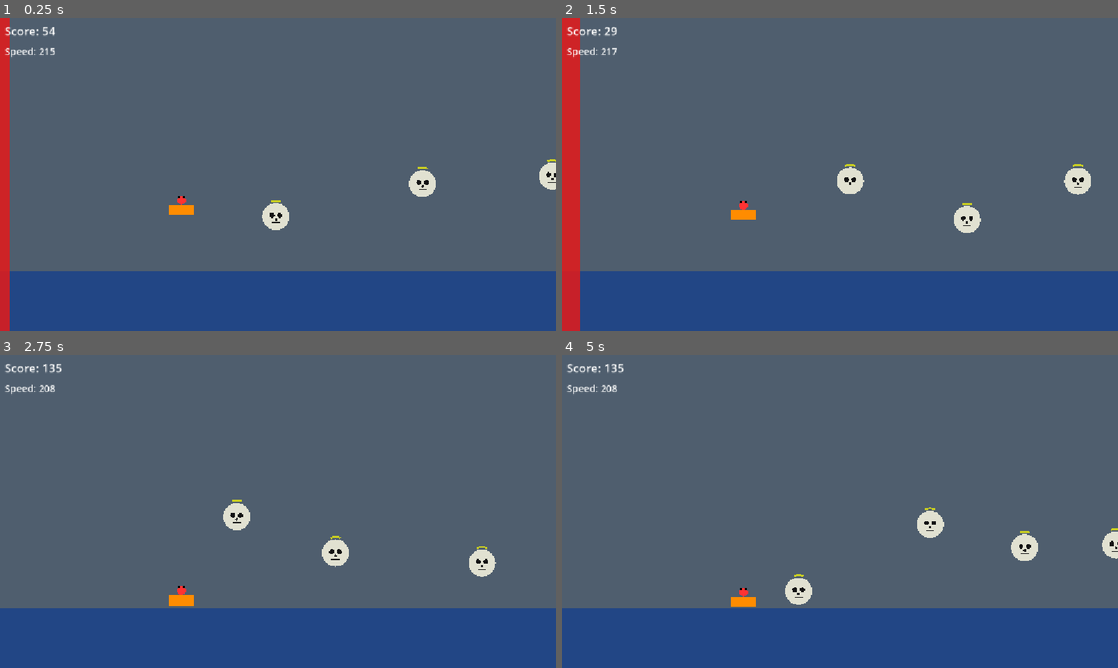
Above: before the commit, frames 1-4 (two rows, left to right).
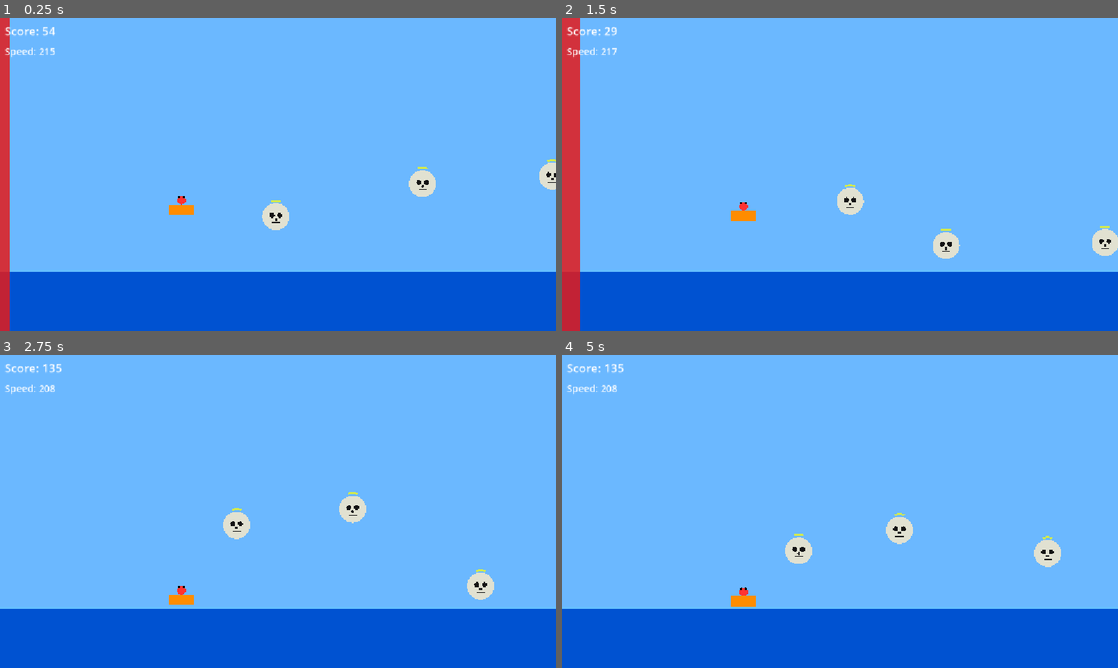
Above: after the commit, the same moments.

Repository: Yacine391/gam_jam2
Game: Godot game, scene res://Main.tscn
The game is run twice, just before and just after one commit, with the same random seed, the same clock (stepped at 60 frames per second) and the same inputs. Sound files missing from this copy of the repository are replaced by a short silence.
Inputs (mouse positions are in pixels of both pictures, inside the frame that each line leads up to):
- Up to frame 1 (0.25 s): no input
- Up to frame 2 (1.5 s): tap Enter (ui_accept) at 0.5, 0.77 s; move the mouse to (962, 158) at 0.52 s; tap R at 0.6, 1.35 s; click (962, 158) at 0.67 s; move the mouse to (728, 190) at 1.27 s; click (728, 190) at 1.42 s
- Up to frame 3 (2.75 s): tap Enter (ui_accept) at 1.52 s; move the mouse to (333, 442) at 2.02 s; tap R at 2.1 s; click (333, 442) at 2.17 s
- Up to frame 4 (5 s): move the mouse to (812, 574) at 2.77 s; tap R at 2.85, 3.6, 4.35 s; click (812, 574) at 2.92 s; tap Enter (ui_accept) at 3.02, 3.77, 4.52 s; move the mouse to (1006, 558) at 3.52 s; click (1006, 558) at 3.67 s; move the mouse to (673, 464) at 4.27 s; click (673, 464) at 4.42 s

The runs differ from the first frame. In frame 1, 97% of the frame differs, in the area x 1-100%, y 0-100%; in frame 2, 97%; in frame 3, 100%; in frame 4, 100%, in the area x 0-100%, y 0-100%.
Error after the commit: Parse Error: Class "AudioManager" hides an autoload singleton. (res://audio/audio_manager.gd:1)

Commit message:
feat: rebond plus fort, background fixe, obstacles integres, son branche

Diff:
--- a/ricocrane/Main.tscn
+++ b/ricocrane/Main.tscn
@@ -1,10 +1,14 @@
-[gd_scene load_steps=6 format=3 uid="uid://bmainn0001"]
+[gd_scene load_steps=10 format=3 uid="uid://bmainn0001"]
 
 [ext_resource type="Script" path="res://main.gd" id="1_main01"]
 [ext_resource type="PackedScene" uid="uid://bplayerx001" path="res://Player.tscn" id="2_playsc"]
 [ext_resource type="Script" path="res://spawner.gd" id="3_spawn1"]
 [ext_resource type="Script" path="res://hud.gd" id="4_hud001"]
 [ext_resource type="PackedScene" uid="uid://bskull00001" path="res://Skull.tscn" id="5_skull1"]
+[ext_resource type="PackedScene" uid="uid://bmine00001" path="res://obstacles/Mine.tscn" id="6_mine1"]
+[ext_resource type="PackedScene" uid="uid://bbuoy00001" path="res://obstacles/Buoy.tscn" id="7_buoy1"]
+[ext_resource type="PackedScene" uid="uid://bwhirl0001" path="res://obstacles/Whirlpool.tscn" id="8_whirl"]
+[ext_resource type="PackedScene" uid="uid://bghost0001" path="res://obstacles/GhostJetski.tscn" id="9_ghost"]
 
 [node name="Main" type="Node2D"]
 script = ExtResource("1_main01")
@@ -16,12 +20,15 @@
 
 [node name="SkullContainer" type="Node2D" parent="."]
 
+[node name="ObstacleContainer" type="Node2D" parent="."]
+
 [node name="Player" parent="." instance=ExtResource("2_playsc")]
 position = Vector2(200.0, 350.0)
 
 [node name="Spawner" type="Node" parent="."]
 script = ExtResource("3_spawn1")
 skull_scene = ExtResource("5_skull1")
+obstacle_scenes = Array[PackedScene]([ExtResource("6_mine1"), ExtResource("7_buoy1"), ExtResource("8_whirl"), ExtResource("9_ghost")])
 
 [node name="HUD" type="CanvasLayer" parent="."]
 script = ExtResource("4_hud001")
--- /dev/null
+++ b/ricocrane/audio/AudioManager.tscn
@@ -0,0 +1,34 @@
+[gd_scene load_steps=9 format=3 uid="uid://baudio0001"]
+
+[ext_resource type="Script" path="res://audio/audio_manager.gd" id="1_audio1"]
+[ext_resource type="AudioStream" path="res://audio/music/theme.ogg" id="2_theme"]
+[ext_resource type="AudioStream" path="res://audio/sfx/bonk.wav" id="3_bonk"]
+[ext_resource type="AudioStream" path="res://audio/sfx/perfect.wav" id="4_perf"]
+[ext_resource type="AudioStream" path="res://audio/sfx/splash.wav" id="5_splash"]
+[ext_resource type="AudioStream" path="res://audio/sfx/combo_up.wav" id="6_combo"]
+[ext_resource type="AudioStream" path="res://audio/sfx/combo_lost.wav" id="7_clost"]
+[ext_resource type="AudioStream" path="res://audio/sfx/game_over.wav" id="8_gover"]
+
+[node name="AudioManager" type="Node"]
+script = ExtResource("1_audio1")
+
+[node name="MusicPlayer" type="AudioStreamPlayer" parent="."]
+stream = ExtResource("2_theme")
+
+[node name="SfxBonk" type="AudioStreamPlayer" parent="."]
+stream = ExtResource("3_bonk")
+
+[node name="SfxPerfect" type="AudioStreamPlayer" parent="."]
+stream = ExtResource("4_perf")
+
+[node name="SfxSplash" type="AudioStreamPlayer" parent="."]
+stream = ExtResource("5_splash")
+
+[node name="SfxComboUp" type="AudioStreamPlayer" parent="."]
+stream = ExtResource("6_combo")
+
+[node name="SfxComboLost" type="AudioStreamPlayer" parent="."]
+stream = ExtResource("7_clost")
+
+[node name="SfxGameOver" type="AudioStreamPlayer" parent="."]
+stream = ExtResource("8_gover")
--- /dev/null
+++ b/ricocrane/audio/audio_manager.gd
@@ -0,0 +1,54 @@
+class_name AudioManager
+extends Node
+
+# --- TUNING ---
+@export var volume_music: float = 0.65
+@export var volume_sfx: float = 1.0
+@export var volume_perfect: float = 1.0
+
+@onready var _music_player: AudioStreamPlayer = $MusicPlayer
+@onready var _sfx_bonk: AudioStreamPlayer = $SfxBonk
+@onready var _sfx_perfect: AudioStreamPlayer = $SfxPerfect
+@onready var _sfx_splash: AudioStreamPlayer = $SfxSplash
+@onready var _sfx_combo_up: AudioStreamPlayer = $SfxComboUp
+@onready var _sfx_combo_lost: AudioStreamPlayer = $SfxComboLost
+@onready var _sfx_game_over: AudioStreamPlayer = $SfxGameOver
+
+func _ready() -> void:
+	GameState.game_started.connect(_on_game_started)
+	GameState.game_over.connect(_on_game_over)
+	GameState.bounced.connect(_on_bounced)
+	GameState.combo_changed.connect(_on_combo_changed)
+	GameState.combo_lost.connect(_on_combo_lost)
+	_music_player.finished.connect(_on_music_finished)
+
+func _on_game_started() -> void:
+	_music_player.volume_db = linear_to_db(volume_music)
+	_music_player.play()
+
+func _on_game_over(_score: float) -> void:
+	_music_player.stop()
+	_play_sfx(_sfx_game_over, volume_sfx)
+
+func _on_bounced(is_perfect: bool) -> void:
+	if is_perfect:
+		_play_sfx(_sfx_perfect, volume_perfect)
+	else:
+		_play_sfx(_sfx_bonk, volume_sfx)
+
+func _on_combo_changed(combo: int) -> void:
+	if combo > 1:
+		_play_sfx(_sfx_combo_up, volume_sfx)
+
+func _on_combo_lost() -> void:
+	_play_sfx(_sfx_combo_lost, volume_sfx)
+	_play_sfx(_sfx_splash, volume_sfx)
+
+func _on_music_finished() -> void:
+	_music_player.play()
+
+func _play_sfx(player: AudioStreamPlayer, vol: float) -> void:
+	if player.stream == null:
+		return
+	player.volume_db = linear_to_db(vol)
+	player.play()
--- a/ricocrane/main.gd
+++ b/ricocrane/main.gd
@@ -11,6 +11,7 @@
 
 @onready var player: Player = $Player
 @onready var skull_container: Node2D = $SkullContainer
+@onready var obstacle_container: Node2D = $ObstacleContainer
 @onready var spawner: Spawner = $Spawner
 @onready var camera: Camera2D = $Camera2D
 @onready var death_wall_poly: Polygon2D = $DeathWallVisual
@@ -26,9 +27,8 @@
 		Vector2(-50.0,  900.0),
 	])
 	death_wall_poly.color = Color(0.9, 0.1, 0.1, 0.85)
-	spawner.setup(skull_container, start_player_x)
+	spawner.setup(skull_container, start_player_x, obstacle_container)
 	_start_game()
-	queue_redraw()
 
 func _start_game() -> void:
 	player.position = Vector2(start_player_x, start_player_y)
@@ -46,12 +46,14 @@
 			spawner.update(player.position.x)
 			_update_death_wall(delta)
 			_check_skull_bounces()
+			_check_obstacle_hits()
 			_check_game_over()
 			_update_camera()
 			GameState.report_speed(player.current_speed)
 			GameState.add_distance(player.current_speed * delta)
 		GameState.State.DEAD:
 			_update_camera()
+	queue_redraw()
 
 func _input(event: InputEvent) -> void:
 	if GameState.state == GameState.State.PLAYING:
@@ -72,10 +74,12 @@
 
 func _draw() -> void:
 	var wy: float = player.water_line_y
-	# Ocean
-	draw_rect(Rect2(-5000.0, wy, 60000.0, 500.0), Color(0.0, 0.25, 0.7, 0.55))
-	# Sky
-	draw_rect(Rect2(-5000.0, -600.0, 60000.0, wy + 600.0), Color(0.35, 0.65, 0.95, 0.2))
+	var cx: float = camera.position.x
+	var margin: float = 1200.0
+	draw_rect(Rect2(cx - margin, -800.0, margin * 2.0, wy + 800.0), Color(0.42, 0.72, 1.0))
+	draw_rect(Rect2(cx - margin, wy, margin * 2.0, 600.0), Color(0.0, 0.32, 0.82))
+	draw_line(Vector2(cx - margin, wy), Vector2(cx + margin, wy),
+			Color(0.4, 0.75, 1.0), 3.0)
 
 func _update_death_wall(delta: float) -> void:
 	_death_wall_x += death_wall_speed * delta
@@ -99,6 +103,20 @@
 			GameState.register_bounce(is_perfect)
 			return
 
+func _check_obstacle_hits() -> void:
+	var pp: Vector2 = player.position
+	var hw: float = player.player_width * 0.5
+	var hh: float = player.player_height * 0.5
+	for obs: Obstacle in obstacle_container.get_children():
+		if obs.check_hit(pp, hw, hh):
+			obs.hit.emit()
+			if obs.lethal:
+				GameState.trigger_game_over()
+			else:
+				player.current_speed = maxf(player.min_speed,
+						player.current_speed - obs.speed_penalty)
+			return
+
 func _check_game_over() -> void:
 	if player.current_speed < player.min_speed:
 		GameState.trigger_game_over()
--- a/ricocrane/obstacles/buoy.gd
+++ b/ricocrane/obstacles/buoy.gd
@@ -1,20 +1,19 @@
 class_name Buoy
-extends Node2D
+extends Obstacle
 
 # --- TUNING ---
 @export var width: float = 18.0
 @export var height: float = 36.0
 @export var bob_frequency: float = 0.9
 @export var bob_amplitude: float = 8.0
-@export var speed_penalty: float = 60.0
-
-signal hit
 
 var _base_y: float = 0.0
 var _time: float = 0.0
 var _phase: float = 0.0
 
 func _ready() -> void:
+	lethal = false
+	speed_penalty = 80.0
 	_base_y = position.y
 	_phase = randf_range(0.0, TAU)
 
--- a/ricocrane/obstacles/ghost_jetski.gd
+++ b/ricocrane/obstacles/ghost_jetski.gd
@@ -1,5 +1,5 @@
 class_name GhostJetski
-extends Node2D
+extends Obstacle
 
 # --- TUNING ---
 @export var width: float = 58.0
@@ -7,8 +7,6 @@
 @export var drift_speed: float = -45.0
 @export var bob_frequency: float = 0.7
 @export var bob_amplitude: float = 6.0
-
-signal hit
 
 var _base_y: float = 0.0
 var _time: float = 0.0
--- a/ricocrane/obstacles/mine.gd
+++ b/ricocrane/obstacles/mine.gd
@@ -1,12 +1,10 @@
 class_name Mine
-extends Node2D
+extends Obstacle
 
 # --- TUNING ---
 @export var radius: float = 22.0
 @export var spike_count: int = 8
 @export var spike_length: float = 8.0
-
-signal hit
 
 func check_hit(player_pos: Vector2, player_half_w: float, player_half_h: float) -> bool:
 	var dx: float = abs(player_pos.x - position.x)
--- /dev/null
+++ b/ricocrane/obstacles/obstacle.gd
@@ -0,0 +1,10 @@
+class_name Obstacle
+extends Node2D
+
+signal hit
+
+@export var lethal: bool = true
+@export var speed_penalty: float = 0.0
+
+func check_hit(_player_pos: Vector2, _player_half_w: float, _player_half_h: float) -> bool:
+	return false
--- a/ricocrane/obstacles/whirlpool.gd
+++ b/ricocrane/obstacles/whirlpool.gd
@@ -1,14 +1,17 @@
 class_name Whirlpool
-extends Node2D
+extends Obstacle
 
 # --- TUNING ---
 @export var pull_radius: float = 60.0
 @export var rotation_speed: float = 2.0
 @export var draw_rings: int = 3
-
-signal hit
+@export var drain_per_second: float = 60.0
 
 var _angle: float = 0.0
+
+func _ready() -> void:
+	lethal = false
+	speed_penalty = 0.0
 
 func _process(delta: float) -> void:
 	_angle += rotation_speed * delta
--- a/ricocrane/player.gd
+++ b/ricocrane/player.gd
@@ -7,12 +7,13 @@
 @export var min_speed: float = 50.0
 @export var gravity: float = 700.0
 @export var water_bounce_damping: float = 0.25
-@export var dive_force: float = 450.0
+@export var dive_force: float = 480.0
 @export var water_line_y: float = 500.0
 @export var player_width: float = 52.0
 @export var player_height: float = 22.0
-@export var bounce_boost_min: float = 70.0
-@export var bounce_boost_max: float = 200.0
+@export var bounce_boost_min: float = 130.0
+@export var bounce_boost_max: float = 260.0
+@export var bounce_vertical_multiplier: float = 2.2
 
 var current_speed: float = 0.0
 var velocity_y: float = 0.0
@@ -46,7 +47,7 @@
 	velocity_y = dive_force
 
 func apply_bounce(boost: float) -> void:
-	velocity_y = -boost * 0.8
+	velocity_y = -boost * bounce_vertical_multiplier
 	current_speed += boost
 	_on_water = false
 
@@ -61,10 +62,7 @@
 func _draw() -> void:
 	var hw: float = player_width * 0.5
 	var hh: float = player_height * 0.5
-	# Jetski
 	draw_rect(Rect2(-hw, -hh, player_width, player_height), Color(1.0, 0.55, 0.0))
-	# Crab body
 	draw_circle(Vector2(0.0, -hh - 9.0), 9.0, Color(1.0, 0.2, 0.2))
-	# Crab eyes
 	draw_circle(Vector2(-5.0, -hh - 16.0), 2.5, Color(0.0, 0.0, 0.0))
 	draw_circle(Vector2(5.0, -hh - 16.0), 2.5, Color(0.0, 0.0, 0.0))
--- a/ricocrane/project.godot
+++ b/ricocrane/project.godot
@@ -11,13 +11,14 @@
 [application]
 
 config/name="ricocrane"
+run/main_scene="res://Main.tscn"
 config/features=PackedStringArray("4.7", "GL Compatibility")
 config/icon="res://icon.svg"
-run/main_scene="res://Main.tscn"
 
 [autoload]
 
 GameState="*res://game_state.gd"
+AudioManager="*res://audio/AudioManager.tscn"
 
 [display]
 
@@ -28,4 +29,3 @@
 
 renderer/rendering_method="gl_compatibility"
 renderer/rendering_method.mobile="gl_compatibility"
-renderer/rendering_method.web="gl_compatibility"
--- a/ricocrane/spawner.gd
+++ b/ricocrane/spawner.gd
@@ -3,18 +3,23 @@
 
 # --- TUNING ---
 @export var skull_scene: PackedScene
+@export var obstacle_scenes: Array[PackedScene] = []
 @export var spawn_ahead: float = 950.0
 @export var despawn_behind: float = 450.0
 @export var min_gap: float = 180.0
 @export var max_gap: float = 330.0
 @export var min_y: float = 300.0
 @export var max_y: float = 460.0
+@export var obstacle_start_distance: float = 800.0
+@export var obstacle_chance: float = 0.28
 
 var _skull_container: Node2D
+var _obstacle_container: Node2D
 var _next_spawn_x: float = 0.0
 
-func setup(container: Node2D, start_x: float) -> void:
+func setup(container: Node2D, start_x: float, obs_container: Node2D = null) -> void:
 	_skull_container = container
+	_obstacle_container = obs_container
 	_next_spawn_x = start_x + 250.0
 
 func update(player_x: float) -> void:
@@ -25,6 +30,9 @@
 	if _skull_container:
 		for skull in _skull_container.get_children():
 			skull.queue_free()
+	if _obstacle_container:
+		for obs in _obstacle_container.get_children():
+			obs.queue_free()
 	_next_spawn_x = start_x + 250.0
 
 func _spawn_ahead(player_x: float) -> void:
@@ -32,9 +40,23 @@
 		var skull: Skull = skull_scene.instantiate() as Skull
 		skull.position = Vector2(_next_spawn_x, randf_range(min_y, max_y))
 		_skull_container.add_child(skull)
+
+		if _obstacle_container and obstacle_scenes.size() > 0 \
+				and _next_spawn_x > obstacle_start_distance \
+				and randf() < obstacle_chance:
+			var obs_scene: PackedScene = obstacle_scenes[randi() % obstacle_scenes.size()]
+			var obs: Obstacle = obs_scene.instantiate() as Obstacle
+			var gap: float = randf_range(60.0, 140.0)
+			obs.position = Vector2(_next_spawn_x + gap, randf_range(min_y, max_y))
+			_obstacle_container.add_child(obs)
+
 		_next_spawn_x += randf_range(min_gap, max_gap)
 
 func _despawn_behind(player_x: float) -> void:
 	for skull in _skull_container.get_children():
 		if skull.position.x < player_x - despawn_behind:
 			skull.queue_free()
+	if _obstacle_container:
+		for obs in _obstacle_container.get_children():
+			if obs.position.x < player_x - despawn_behind:
+				obs.queue_free()
